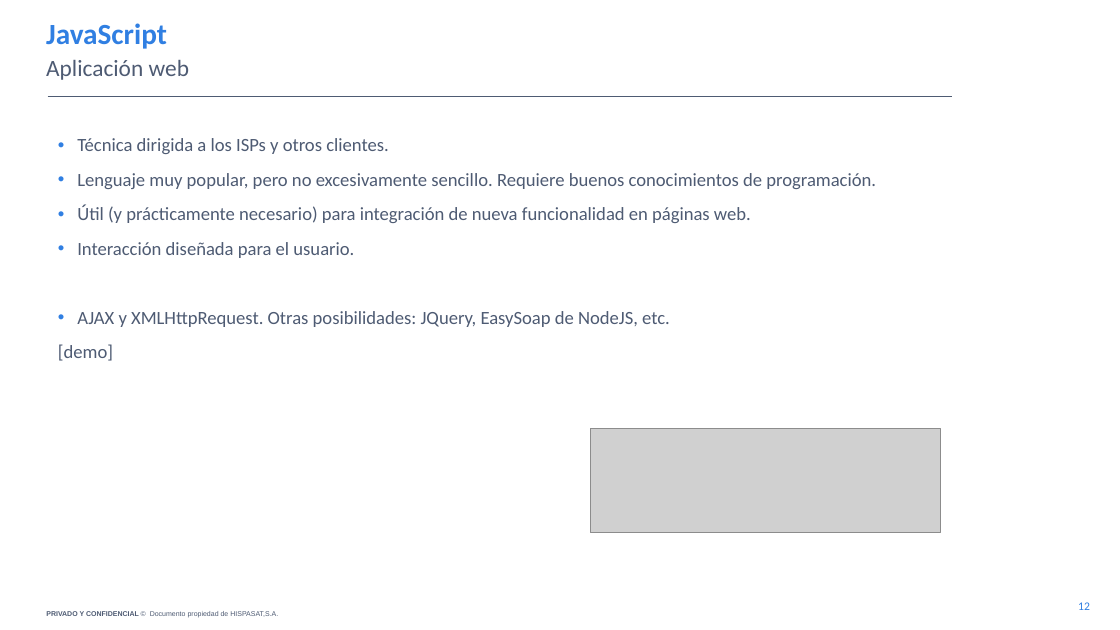
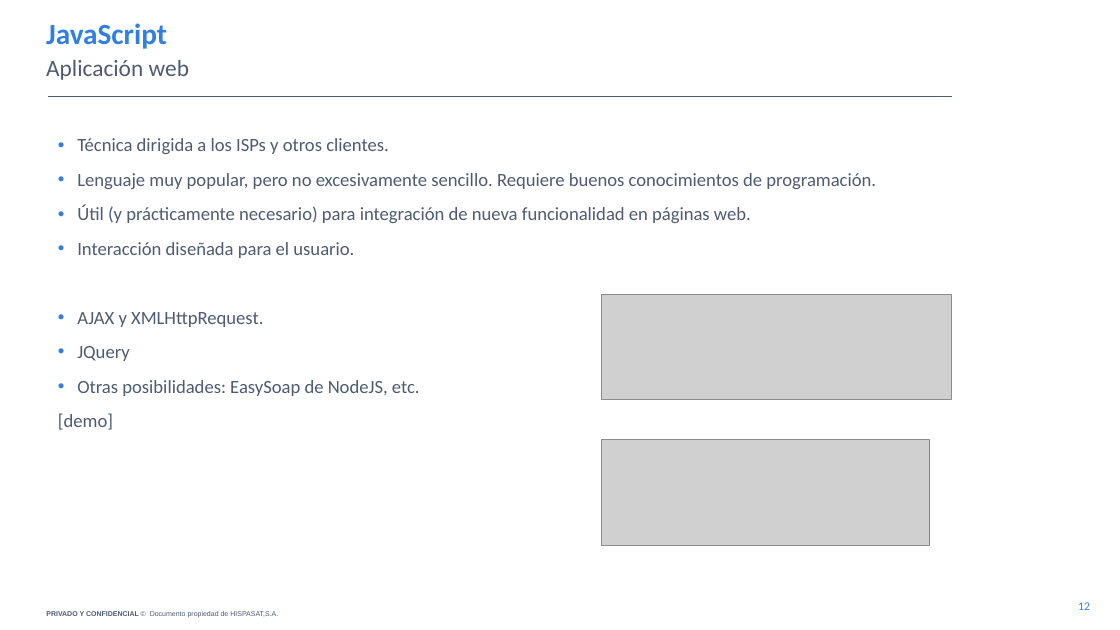
Before and after one commit to zakhaev70/TotalNMS_NBI, a slide deck: slide 12 of docs/Presentación NBI.pptx. Drawn at 1120x630 pixels with LibreOffice and Linux fonts; fonts in the diff are those of the drawing; grey boxes stand for pictures; background and template pictures are left out. Boxes give left, top, right and bottom in pixels: in the first picture for what was removed or moved away, otherwise in the second. Text is boxed around its words. In the diff, an @@ line names an element or a change of style, - is before the commit and + after.

```diff
--- a/docs/Presentación NBI.pptx
+++ b/docs/Presentación NBI.pptx
@@ picture moved from (x1=591, y1=429, x2=941, y2=533) to (x1=602, y1=295, x2=952, y2=399) @@
@@ text at (x1=77, y1=312, x2=420, y2=396): text changed @@
-• AJAX y XMLHttpRequest. Otras posibilidades: JQuery, EasySoap de NodeJS, etc.
+• AJAX y XMLHttpRequest.
+• JQuery
+• Otras posibilidades: EasySoap de NodeJS, etc.
@@ picture added at (x1=602, y1=440, x2=930, y2=545) @@
```
Also in this commit, not shown: 2 other slides changed.
